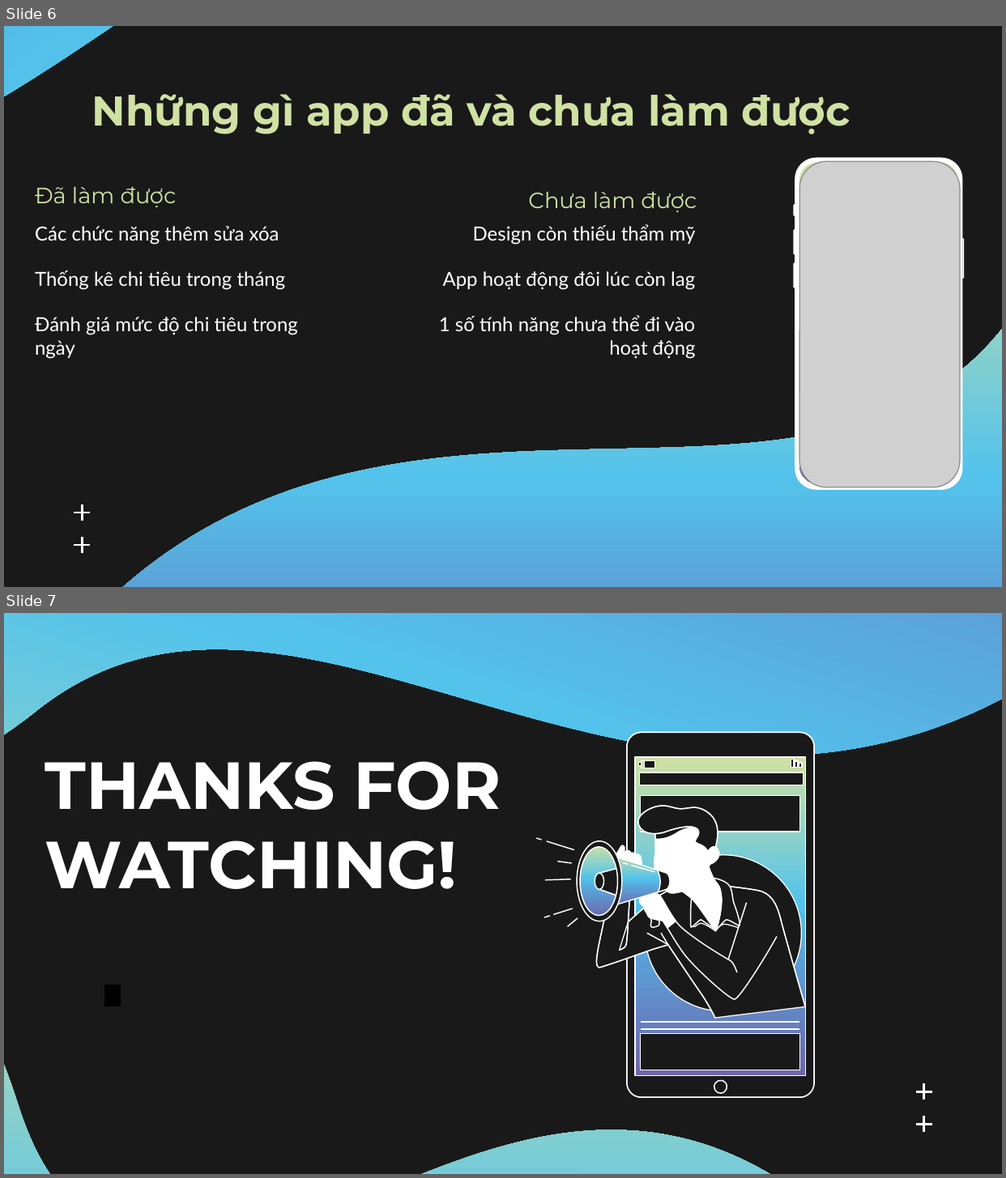
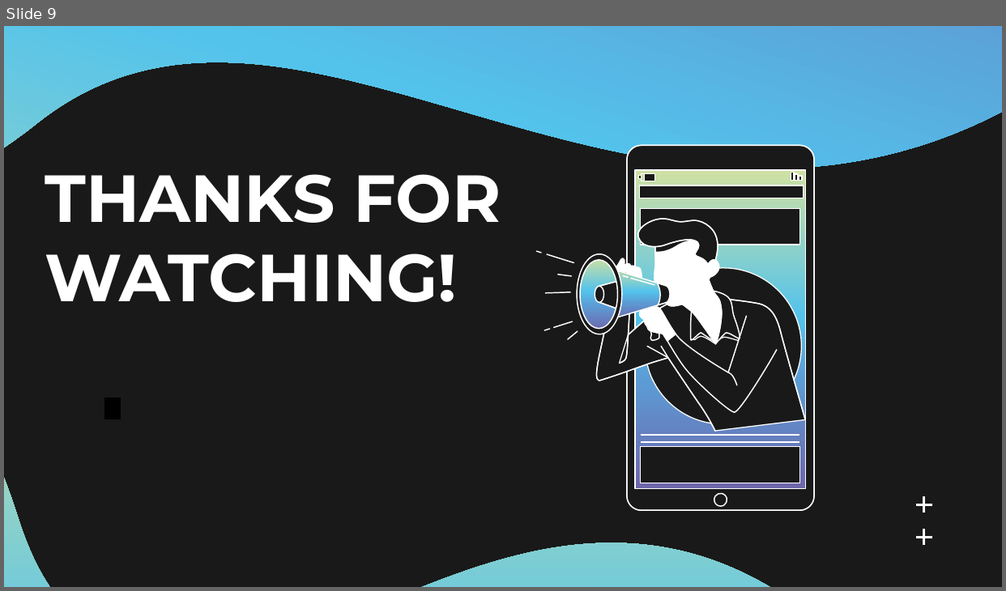
Before and after one commit to GD-Class-2/SaveMoneyTime, a slide deck: Báo cáo và Slide/slide-app-android-save-money.pptx. Shown one above the other, each under a label of ours: slides 6 and 7 before the commit, slide 9 after it. The pictures are 1006x1178 and 1006x591 pixels, drawn with LibreOffice and Linux fonts; fonts in the diff are those of the drawing; grey boxes stand for pictures. Boxes give left, top, right and bottom in pixels: in the first picture for what was removed or moved away, otherwise in the second. Text is boxed around its words. In the diff, an @@ line names an element or a change of style, - is before the commit and + after.

```diff
--- a/Báo cáo và Slide/slide-app-android-save-money.pptx
+++ b/Báo cáo và Slide/slide-app-android-save-money.pptx
@@ slide 6 removed at box(4, 26, 1002, 587), background #191919 @@
@@ freeform shape removed at box(4, 26, 1002, 587) @@
@@ title removed at box(92, 94, 850, 135) @@
-Những gì app đã và chưa làm được
@@ group removed at box(794, 158, 964, 490): 7 freeform shapes, 1 picture @@
@@ picture removed at box(799, 162, 960, 488) @@
@@ title removed at box(35, 186, 177, 207) @@
-Đã làm được
@@ freeform shape removed at box(93, 173, 1002, 587) @@
@@ text removed at box(528, 191, 697, 212) @@
-Chưa làm được
@@ subtitle removed at box(35, 226, 298, 359) @@
-Các chức năng thêm sửa xóa
-Thống kê chi tiêu trong tháng
-Đánh giá mức độ chi tiêu trong ngày
@@ text removed at box(439, 224, 696, 359) @@
-Design còn thiếu thẩm mỹ
-App hoạt động đôi lúc còn lag
-1 số tính năng chưa thể đi vào hoạt động
@@ group removed at box(74, 505, 90, 552): 4 freeform shapes @@
@@ what was slide 7 is now slide 9 @@
```
Also in this commit, not shown: 2 slides changed, 6 slides added, 3 other slides removed, 1 other file.
